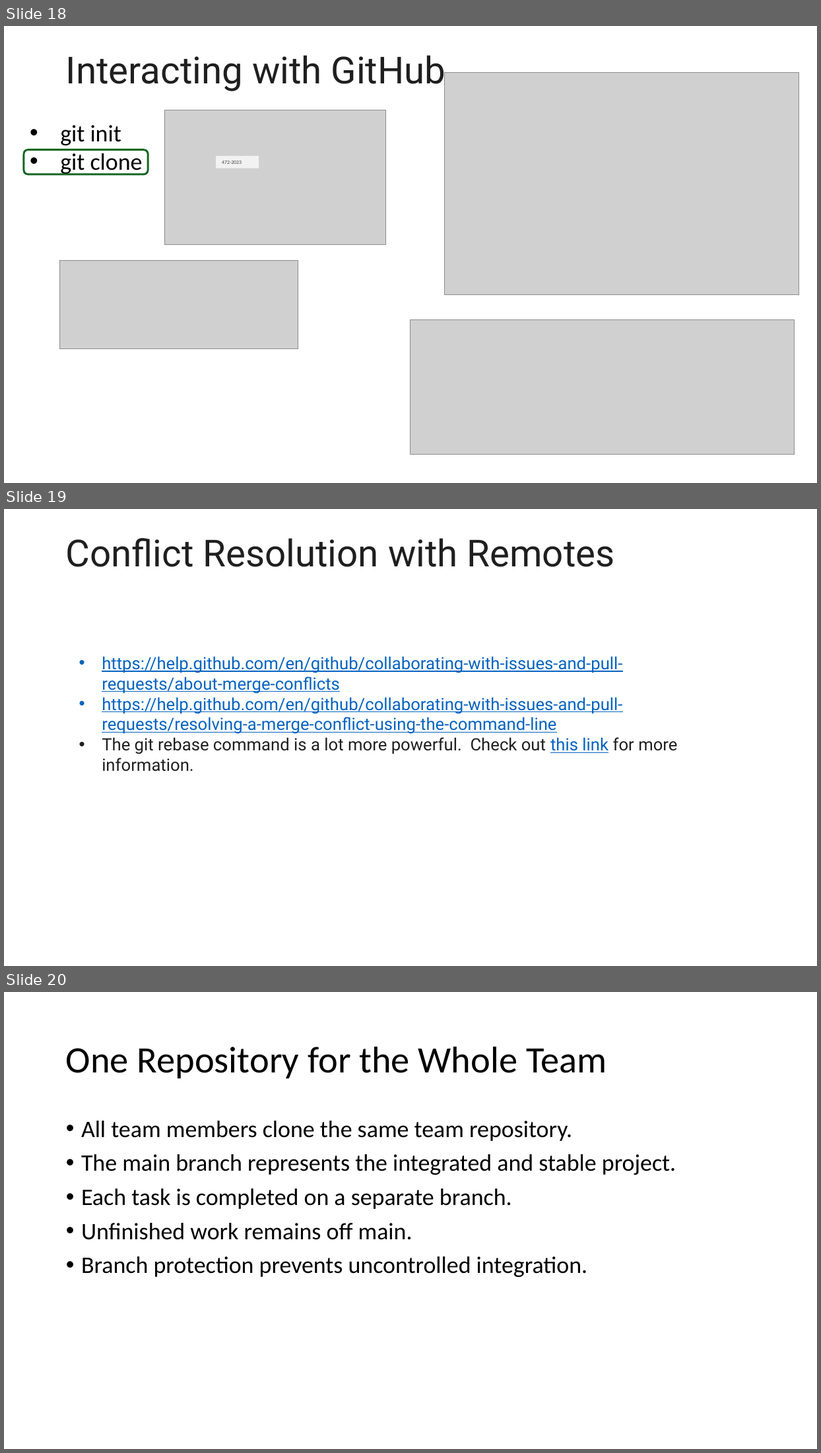
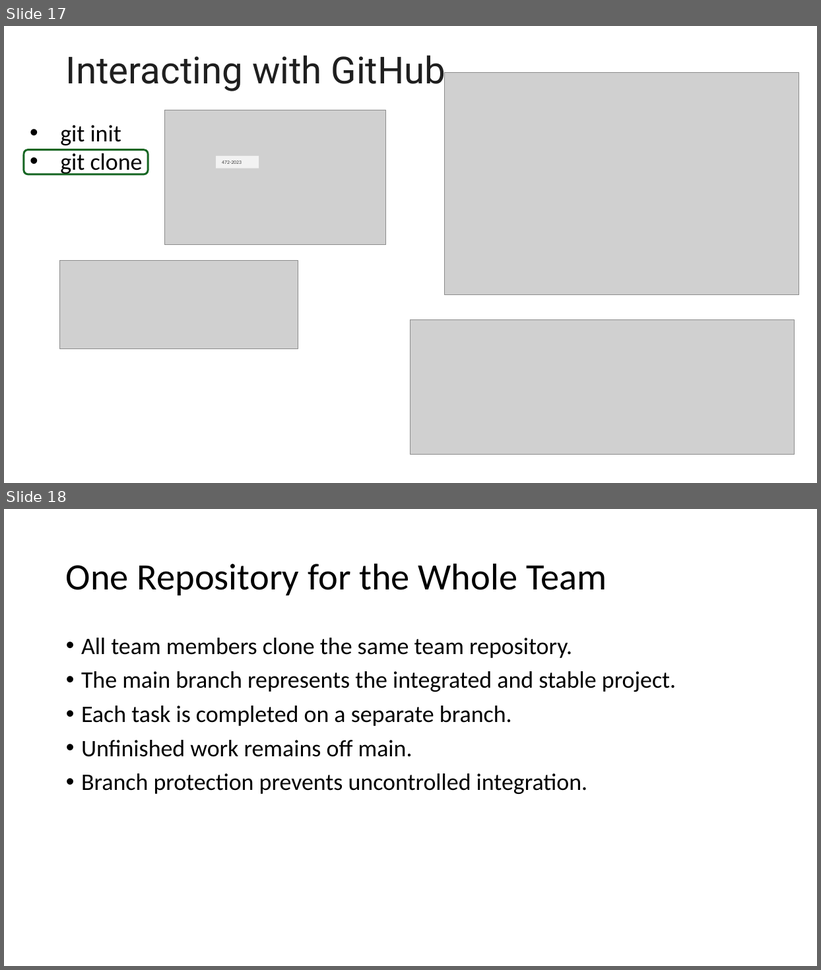
Before and after one commit to johnxu21/johnxu21.github.io, a slide deck: teaching/CS472/Timetable/Git-and-GitHub-Revised.pptx. Shown one above the other, each under a label of ours: slides 18, 19 and 20 before the commit, slides 17 and 18 after it. The pictures are 821x1453 and 821x970 pixels, drawn with LibreOffice and Linux fonts; fonts in the diff are those of the drawing; grey boxes stand for pictures. Boxes give left, top, right and bottom in pixels: in the first picture for what was removed or moved away, otherwise in the second. Text is boxed around its words. In the diff, an @@ line names an element or a change of style, - is before the commit and + after.

```diff
--- a/teaching/CS472/Timetable/Git-and-GitHub-Revised.pptx
+++ b/teaching/CS472/Timetable/Git-and-GitHub-Revised.pptx
@@ slide 19 removed at [4, 509, 817, 966], background #FFFFFF @@
@@ title removed at [66, 538, 615, 567] @@
-Conflict Resolution with Remotes
@@ text removed at [102, 656, 677, 772] @@
-• https://help.github.com/en/github/collaborating-with-issues-and-pull-requests/about-merge-conflicts
-• https://help.github.com/en/github/collaborating-with-issues-and-pull-requests/resolving-a-merge-conflict-using-the-command-line
-• The git rebase command is a lot more powerful. Check out this link for more information.
@@ what was slide 18 is now slide 17 @@
@@ what was slide 20 is now slide 18 @@
```
Also in this commit, not shown: 1 slide changed, 2 slides added, 3 other slides removed, 2 other files.
